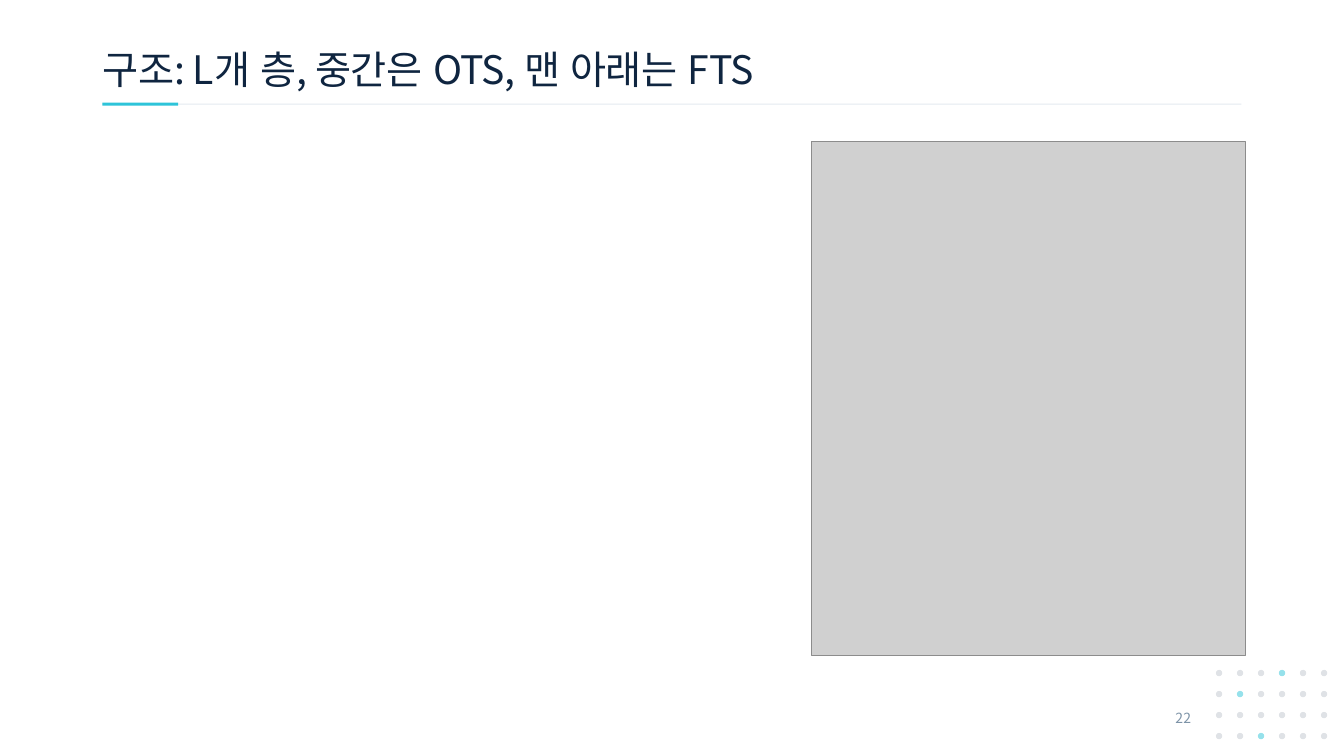
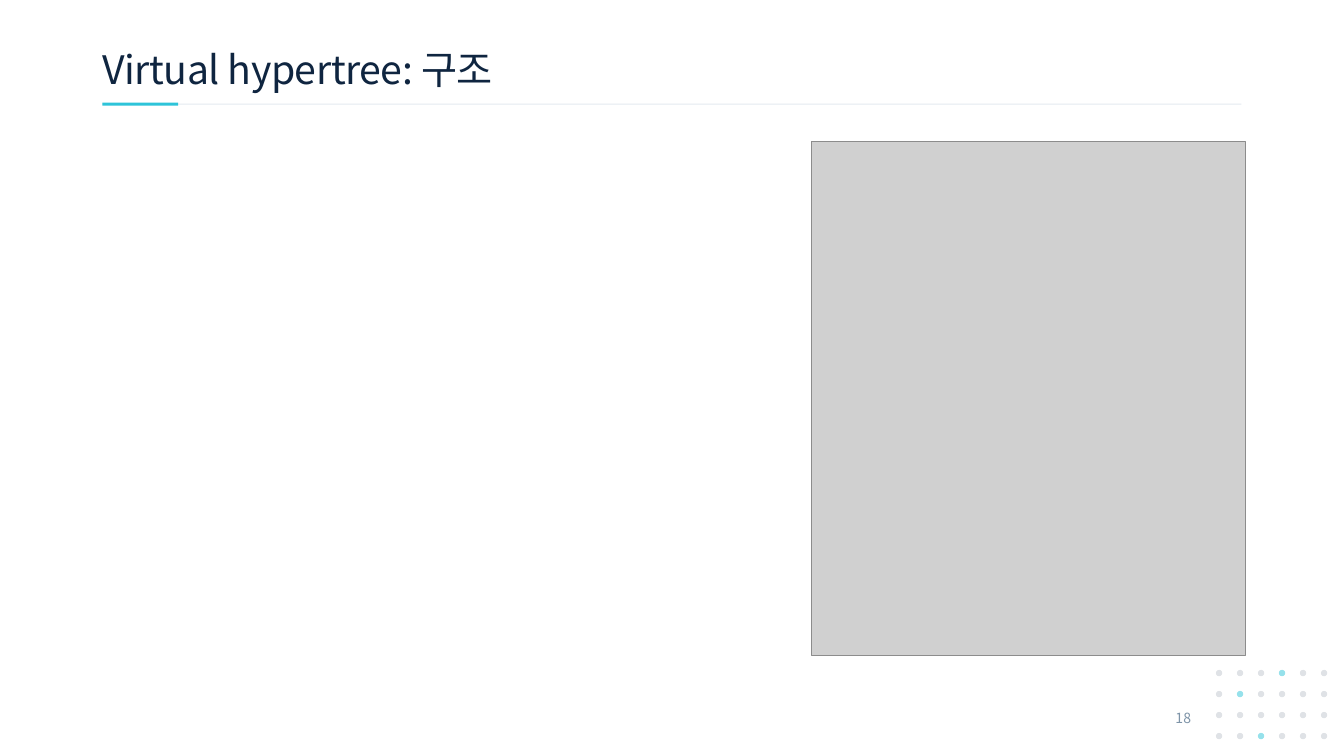
Before and after one commit to giyuubin/PQC, a slide deck: slide 18 of presentation/1007_18_SPHINCS-FTS-and-Virtual-Hypertree.pptx (slide 22 before the commit). Drawn at 1344x756 pixels with LibreOffice and Linux fonts; fonts in the diff are those of the drawing; grey boxes stand for pictures. Boxes give left, top, right and bottom in pixels: in the first picture for what was removed or moved away, otherwise in the second. Text is boxed around its words. In the diff, an @@ line names an element or a change of style, - is before the commit and + after.

```diff
--- a/presentation/1007_18_SPHINCS-FTS-and-Virtual-Hypertree.pptx
+++ b/presentation/1007_18_SPHINCS-FTS-and-Virtual-Hypertree.pptx
@@ title at <box>102,52,493,93</box>: text changed @@
-구조: L개 층, 중간은 OTS, 맨 아래는 FTS
+Virtual hypertree: 구조
@@ page number at <box>1175,712,1191,723</box>: text changed @@
-22
+18
```
Also in this commit, not shown: 21 other slides changed, 3 slides added, 8 slides removed.
